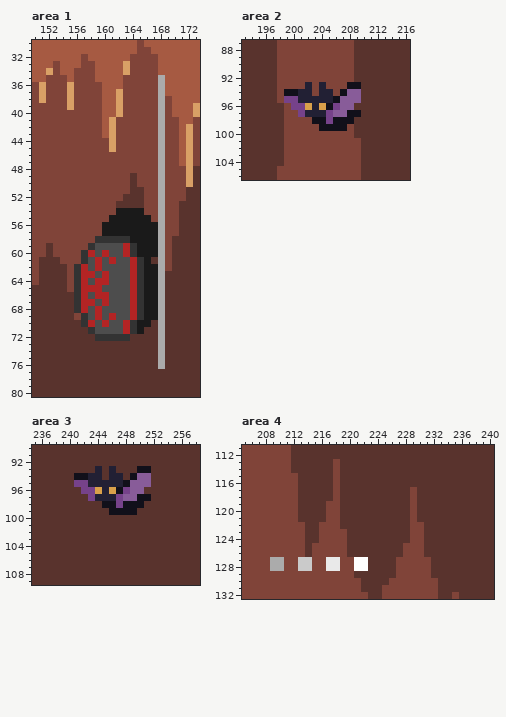
Pixel-art file: RECURSOS/Archivos.asp/Obstacle_NEW.aseprite. The picture above was drawn from the file before the commit.
356x200 pixels, 1 frame. Colours within 5 levels of each other are drawn and written as one. Shown: area 1: x 150..173, y 30..80; area 2: x 193..216, y 87..106; area 3: x 235..258, y 90..109; area 4: x 205..240, y 111..132. The commit also changed other parts of the picture, which this record leaves out.
Once edited:
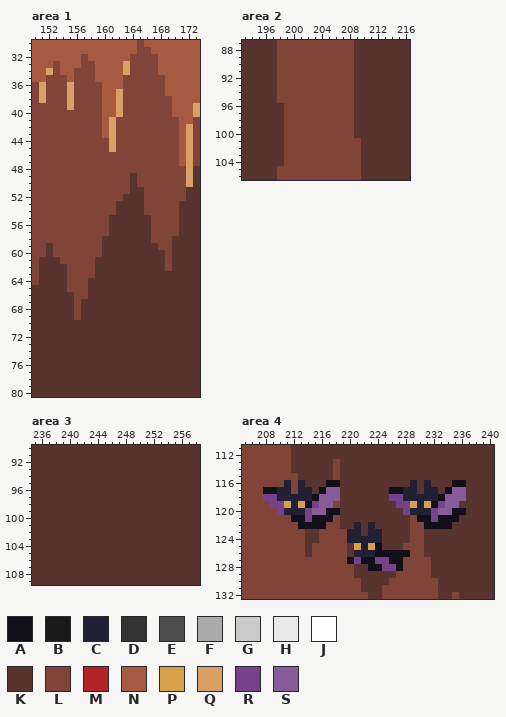
Palette (. is transparent): A #11101a  B #1a1a1a  C #222034  D #333333  E #4d4d4d  F #ababab  G #cacaca  H #e9e9e9  J #ffffff  K #59332d  L #804439  M #b32424  N #a65a42  P #d9a04a  Q #d9a066  R #76428a  S #885c99
Change:
layer "Background/Obstacle1/Obstacle2" removed
layer "Obstacle2" removed
Area 1:
y 35..53: x 168 F -> L
y 54: x 162..165 BBBB -> KKKK; x 168 F -> L
y 55: x 161..166 BBBBBB -> KKKKKK; x 168 F -> L
y 56..57: x 160..168 BBBBBBBBF -> LKKKKKKLL
y 58: x 159..168 DDDDDBBBBF -> LKKKKKKKLL
y 59: x 158..168 DEEEEMDBBBF -> LLKKKKKKKKL
y 60: x 157..168 DMEMEEMDBBBF -> LLLKKKKKKKKK
y 61: x 157..166 DEMEMEEMDB -> LLKKKKKKKK; x 168 F -> K
y 62: x 156..168 DMEMEEEEMDBBF -> LLLKKKKKKKKKK
y 63: x 156..168 DMMEMEEEMDBBF -> LLLKKKKKKKKKK
y 64: x 156..168 DMEMMEEEMDBBF -> LLKKKKKKKKKKK
y 65: x 156..168 DMMMEEEEMDBBF -> LLKKKKKKKKKKK
y 66: x 156..168 DMEMMEEEMDBBF -> LLKKKKKKKKKKK
y 67: x 156..168 DMMEMEEEMDBBF -> LKKKKKKKKKKKK
y 68: x 156..168 DMEMEEEEMDBBF -> LKKKKKKKKKKKK
y 69: x 157..168 DEMEMEEMDBBF -> KKKKKKKKKKKK
y 70: x 157..166 DMEMEEMDBB -> KKKKKKKKKK; x 168 F -> K
y 71: x 158..165 DEEEEMDB -> KKKKKKKK; x 168 F -> K
y 72: x 159..163 DDDDD -> KKKKK; x 168 F -> K
y 73..76: x 168 F -> K
Area 2, layer "Background/Dragoncin":
y 93: x 202 C -> L; x 204 C -> L; x 208..209 AA -> LK
y 94: x 199..202 AACC -> LLLL; x 204..205 CC -> LL; x 207..209 ASS -> LLK
y 95: x 199..209 RRCCCCCASSS -> LLLLLLLLLLK
y 96: x 200..208 RRPCPARSS -> LLLLLLLLL
y 97: x 201..209 RCCCRSSAA -> LLLLLLLLK
y 98: x 203..208 AARAAA -> LLLLLL
y 99: x 204..207 AAAA -> LLLL
Area 3, layer "Background/Dragoncin":
y 93: x 244 C -> K; x 246 C -> K; x 250..251 AA -> KK
y 94: x 241..244 AACC -> KKKK; x 246..247 CC -> KK; x 249..251 ASS -> KKK
y 95: x 241..251 RRCCCCCASSS -> KKKKKKKKKKK
y 96: x 242..250 RRPCPARSS -> KKKKKKKKK
y 97: x 243..251 RCCCRSSAA -> KKKKKKKKK
y 98: x 245..250 AARAAA -> KKKKKK
y 99: x 246..249 AAAA -> KKKK
Area 4:
y 116: x 211 L -> C; x 213 K -> C; x 217..218 KL -> AA; x 229 K -> C; x 231 K -> C; x 235..236 KK -> AA
y 117: x 208..211 LLLL -> AACC; x 213..214 KK -> CC; x 216..218 KKL -> ASS; x 226..229 KKKL -> AACC; x 231..232 KK -> CC; x 234..236 KKK -> ASS
y 118: x 208..218 LLLLLKKKKKL -> RRCCCCCASSS; x 226..236 KKKLKKKKKKK -> RRCCCCCASSS
y 119: x 209..217 LLLLKKKKL -> RRPCPARSS; x 227..235 KKLKKKKKK -> RRPCPARSS
y 120: x 210..218 LLLKKKKLL -> RCCCRSSAA; x 228..236 KLKKKKKKK -> RCCCRSSAA
y 121: x 212..217 LKKKKL -> AARAAA; x 230..235 KKKKKK -> AARAAA
y 122: x 213..216 LKKL -> AAAA; x 221 K -> C; x 223 K -> C; x 231..234 KKKK -> AAAA
y 123: x 220..221 KK -> CC; x 223..224 KK -> CC
y 124: x 220..224 KKKKK -> CCCCC
y 125: x 221..224 KKKK -> PCPA
y 126: x 221..228 KKKKKKKL -> CCCAAAAA
y 127: x 209..210 FF -> LL; x 213..214 GG -> LL; x 217..218 HH -> LL; x 220..227 LJJKKKKL -> ARAARRAA
y 128: x 209..210 FF -> LL; x 213..214 GG -> LL; x 217..218 HH -> LL; x 221..227 JJKKKKL -> KKAARRA
Where, in picture pixels (left, top, right, bottom), the same in both pictures:
changed: (74, 75, 165, 369)
changed: (284, 82, 361, 131)
changed: (74, 466, 151, 515)
changed: (263, 480, 466, 571)
